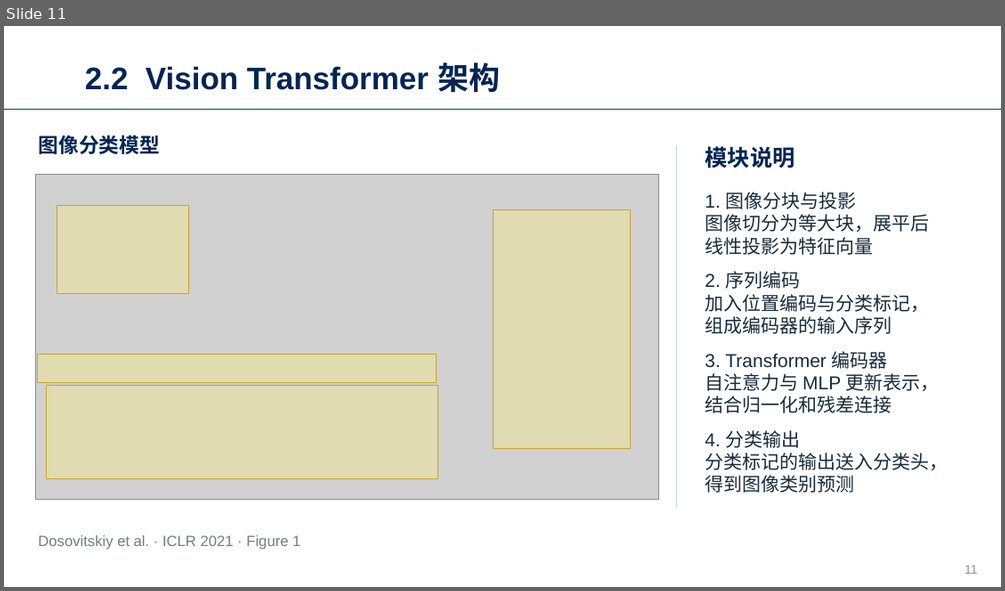
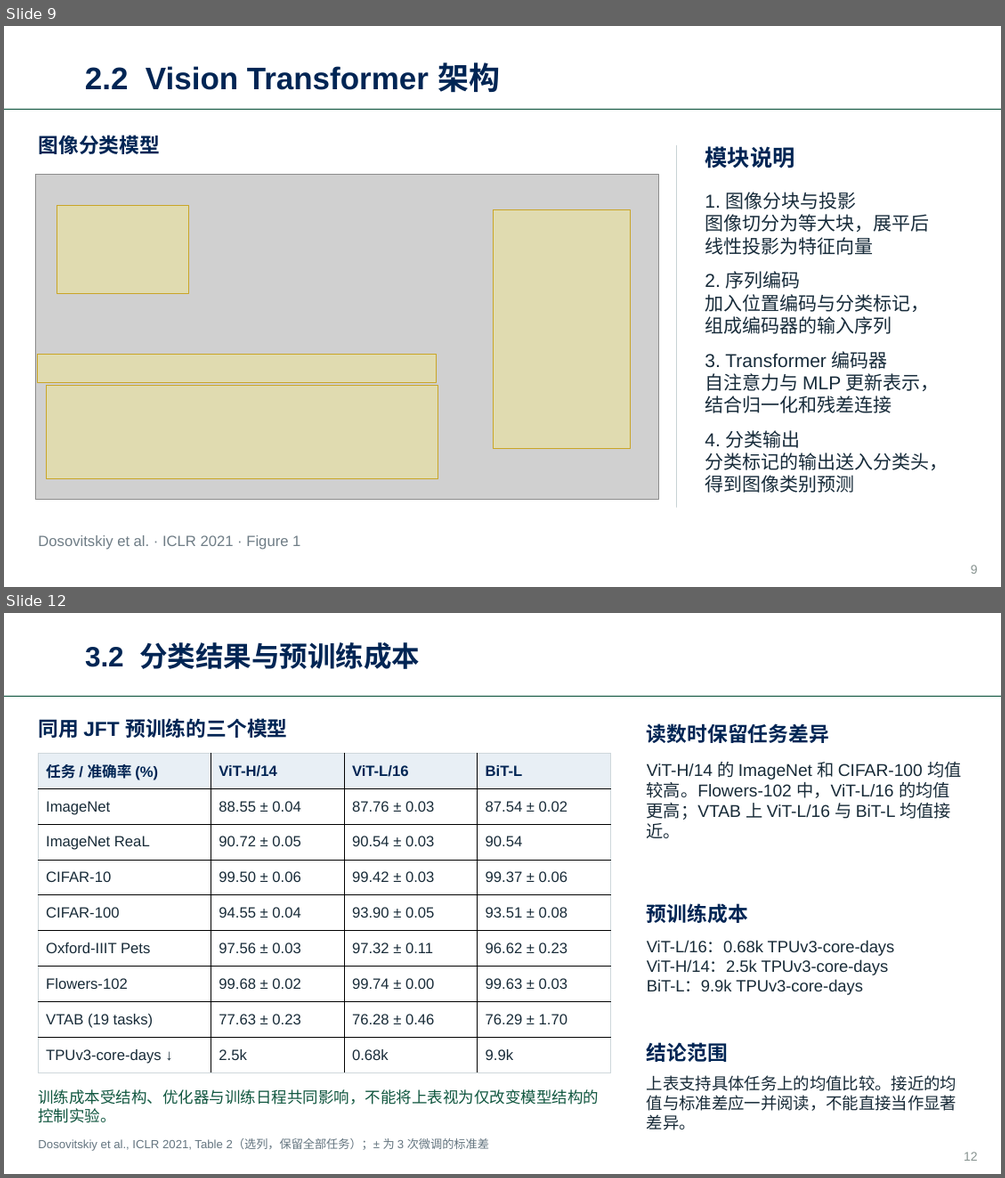
Before and after one commit to haodijia/whu-ppt-skill, a slide deck: assets/whu-template.pptx. Shown one above the other, each under a label of ours: slide 11 before the commit, slides 9 and 12 after it; the slides between them are not shown. The pictures are 1005x591 and 1005x1178 pixels, drawn with LibreOffice and Linux fonts; fonts in the diff are those of the drawing; grey boxes stand for pictures; background and template pictures are left out. Boxes give left, top, right and bottom in pixels: in the first picture for what was removed or moved away, otherwise in the second. Text is boxed around its words. In the diff, an @@ line names an element or a change of style, - is before the commit and + after.

```diff
--- a/assets/whu-template.pptx
+++ b/assets/whu-template.pptx
@@ slide 12 added at box(4, 613, 1001, 1174), background #FFFFFF; not listed: 1 template element that a slide beside it also shows @@
@@ text added at box(85, 642, 420, 669), 27 pt, text #002554, bold @@
+3.2 分类结果与预训练成本
@@ text added at box(38, 718, 287, 738), 19.5 pt, text #002554, bold @@
+同用 JFT 预训练的三个模型
@@ text added at box(647, 723, 829, 743), 19.5 pt, text #002554, bold @@
+读数时保留任务差异
@@ table added at box(39, 754, 610, 1073), 9 rows, 4 columns @@
+任务 / 准确率 (%) | ViT-H/14 | ViT-L/16 | BiT-L
+ImageNet | 88.55 ± 0.04 | 87.76 ± 0.03 | 87.54 ± 0.02
+ImageNet ReaL | 90.72 ± 0.05 | 90.54 ± 0.03 | 90.54
+CIFAR-10 | 99.50 ± 0.06 | 99.42 ± 0.03 | 99.37 ± 0.06
+CIFAR-100 | 94.55 ± 0.04 | 93.90 ± 0.05 | 93.51 ± 0.08
+Oxford-IIIT Pets | 97.56 ± 0.03 | 97.32 ± 0.11 | 96.62 ± 0.23
+Flowers-102 | 99.68 ± 0.02 | 99.74 ± 0.00 | 99.63 ± 0.03
+VTAB (19 tasks) | 77.63 ± 0.23 | 76.28 ± 0.46 | 76.29 ± 1.70
+TPUv3-core-days ↓ | 2.5k | 0.68k | 9.9k
@@ text added at box(647, 762, 961, 838), 16.5 pt, text #182B38 @@
+ViT-H/14 的 ImageNet 和 CIFAR-100 均值较高。Flowers-102 中，ViT-L/16 的均值更高；VTAB 上 ViT-L/16 与 BiT-L 均值接近。
@@ text added at box(647, 903, 748, 923), 19.5 pt, text #002554, bold @@
+预训练成本
@@ text added at box(647, 940, 895, 995), 15.8 pt, text #182B38 @@
+ViT-L/16：0.68k TPUv3-core-days
+ViT-H/14：2.5k TPUv3-core-days
+BiT-L：9.9k TPUv3-core-days
@@ text added at box(647, 1042, 728, 1062), 19.5 pt, text #002554, bold @@
+结论范围
@@ text added at box(38, 1089, 599, 1123), 15 pt, text #115740 @@
+训练成本受结构、优化器与训练日程共同影响，不能将上表视为仅改变模型结构的控制实验。
@@ text added at box(647, 1075, 957, 1130), 15.8 pt, text #182B38 @@
+上表支持具体任务上的均值比较。接近的均值与标准差应一并阅读，不能直接当作显著差异。
@@ text added at box(38, 1138, 489, 1151), 11.2 pt, text #647580 @@
+Dosovitskiy et al., ICLR 2021, Table 2（选列，保留全部任务）；± 为 3 次微调的标准差
@@ page number added at box(963, 1151, 978, 1160), 12 pt, text #879390 @@
+12
@@ what was slide 11 is now slide 9 @@
@@ page number at box(971, 564, 978, 573): text changed @@
-11
+9
```
Also in this commit, not shown: 12 other slides added, 15 slides removed, 34 other files.
